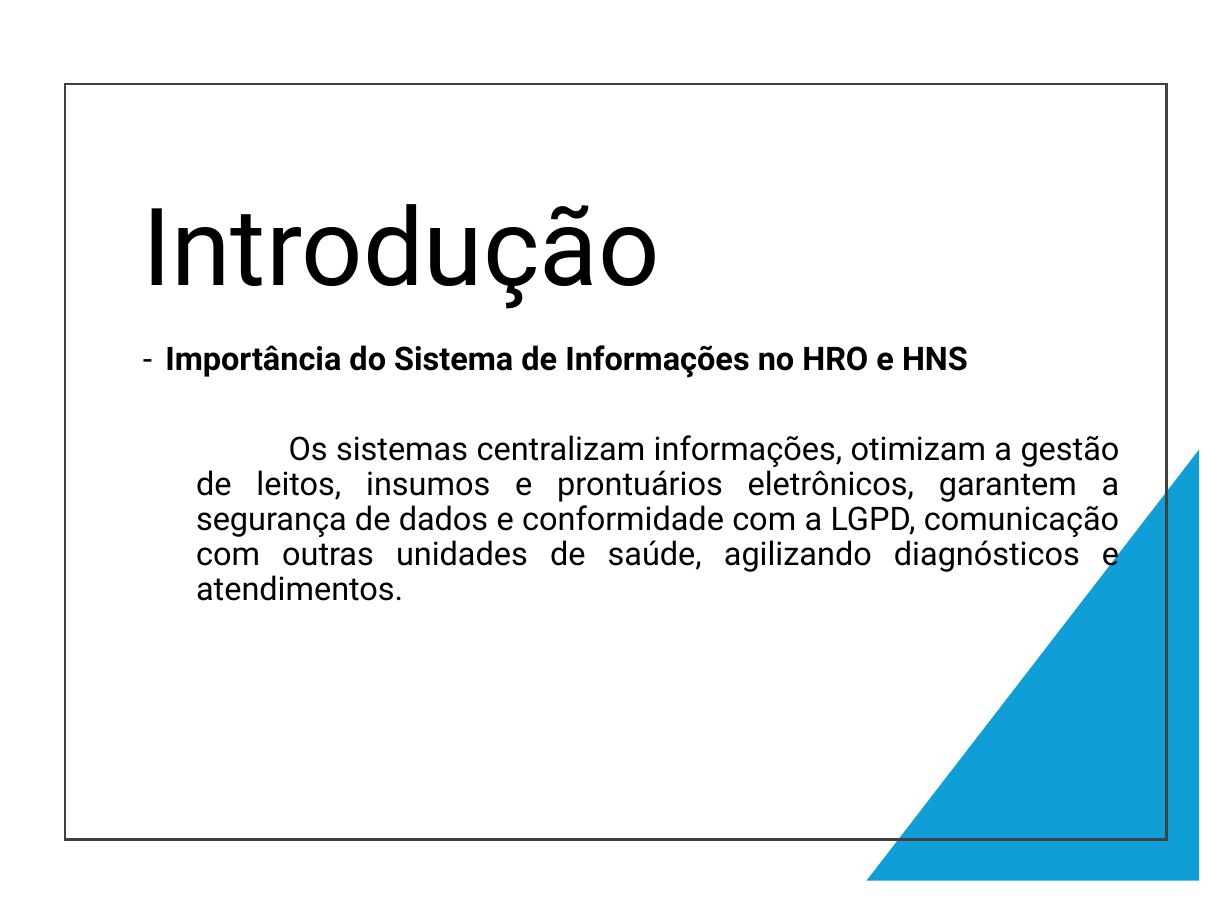
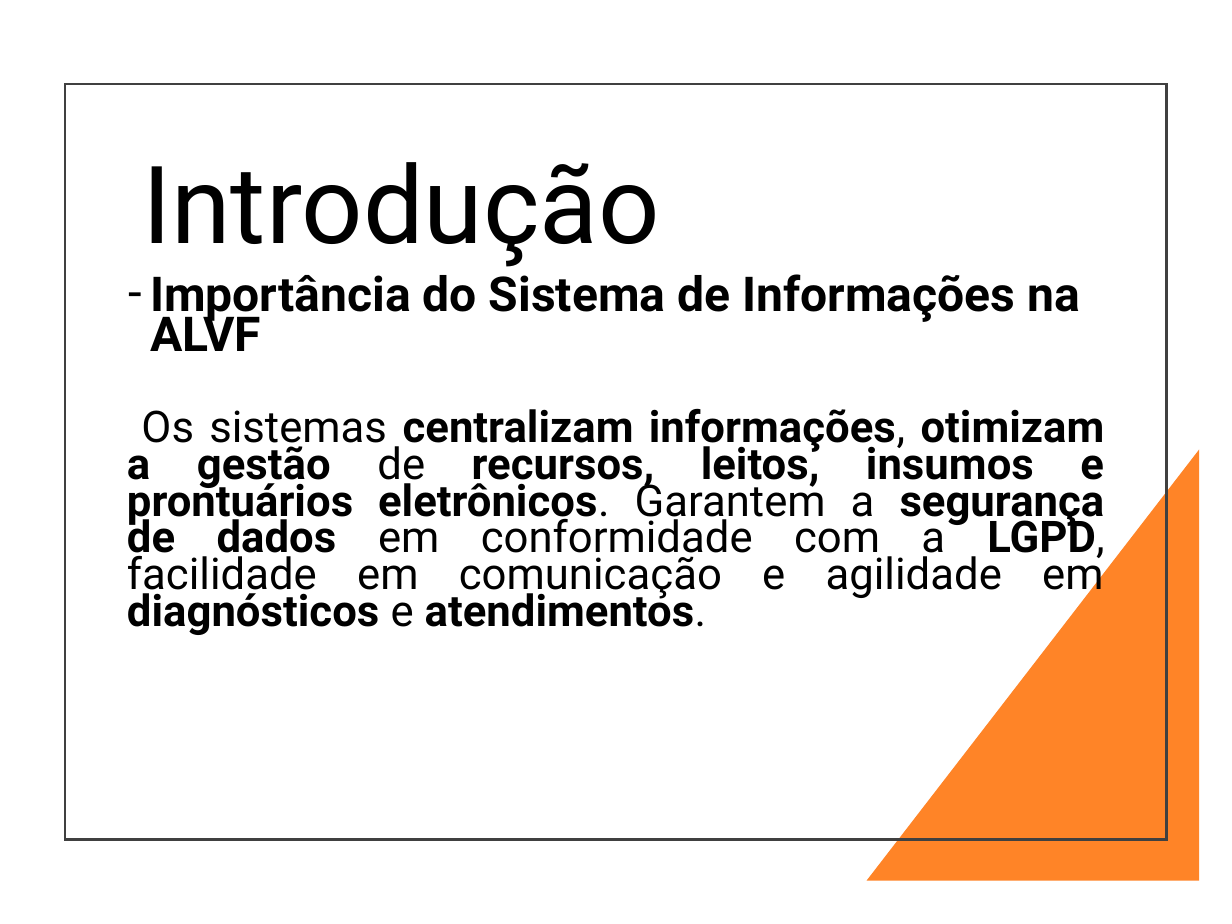
Before and after one commit to ProjetosALVF/ALVF_ProspeccaoGestao_TI, a slide deck: slide 3 of ALVF_Estrutura_de_TI_ConselhoDe Administracao_Fev_2025/Apresentação_ProspecçãodaEstrutura_SI_ALVF.pptx. Drawn at 1232x924 pixels with LibreOffice and Linux fonts; fonts in the diff are those of the drawing. Boxes give left, top, right and bottom in pixels: in the first picture for what was removed or moved away, otherwise in the second. Text is boxed around its words. In the diff, an @@ line names an element or a change of style, - is before the commit and + after.

```diff
--- a/ALVF_Estrutura_de_TI_ConselhoDe Administracao_Fev_2025/Apresentação_ProspecçãodaEstrutura_SI_ALVF.pptx
+++ b/ALVF_Estrutura_de_TI_ConselhoDe Administracao_Fev_2025/Apresentação_ProspecçãodaEstrutura_SI_ALVF.pptx
@@ title "Introdução": place and size @@
-title "Introdução" at box(142, 204, 659, 309)
+title "Introdução" at box(142, 162, 659, 267)
@@ text at box(127, 274, 1105, 635): text changed; size 19 to 25.5 pt; bold on @@
-– Importância do Sistema de Informações no HRO e HNS
-  Os sistemas centralizam informações, otimizam a gestão de leitos, insumos e prontuários eletrônicos, garantem a segurança de dados e conformidade com a LGPD, comunicação com outras unidades de saúde, agilizando diagnósticos e atendimentos.
+– Importância do Sistema de Informações na ALVF
+  Os sistemas centralizam informações, otimizam a gestão de recursos, leitos, insumos e prontuários eletrônicos. Garantem a segurança de dados em conformidade com a LGPD, facilidade em comunicação e agilidade em diagnósticos e atendimentos.
@@ right triangle at box(866, 450, 1199, 881): fill #0F9ED5 to #FF8427 @@
```
Also in this commit, not shown: 13 other slides changed, 1 slide added.
